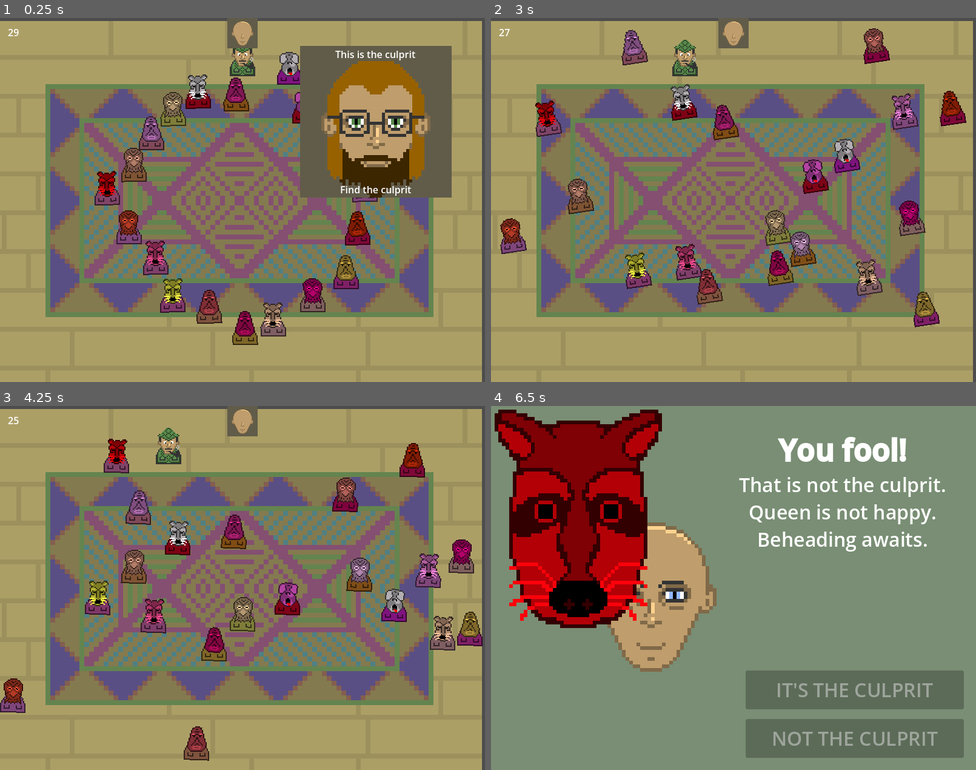
Above: before the commit, frames 1-4 (two rows, left to right).
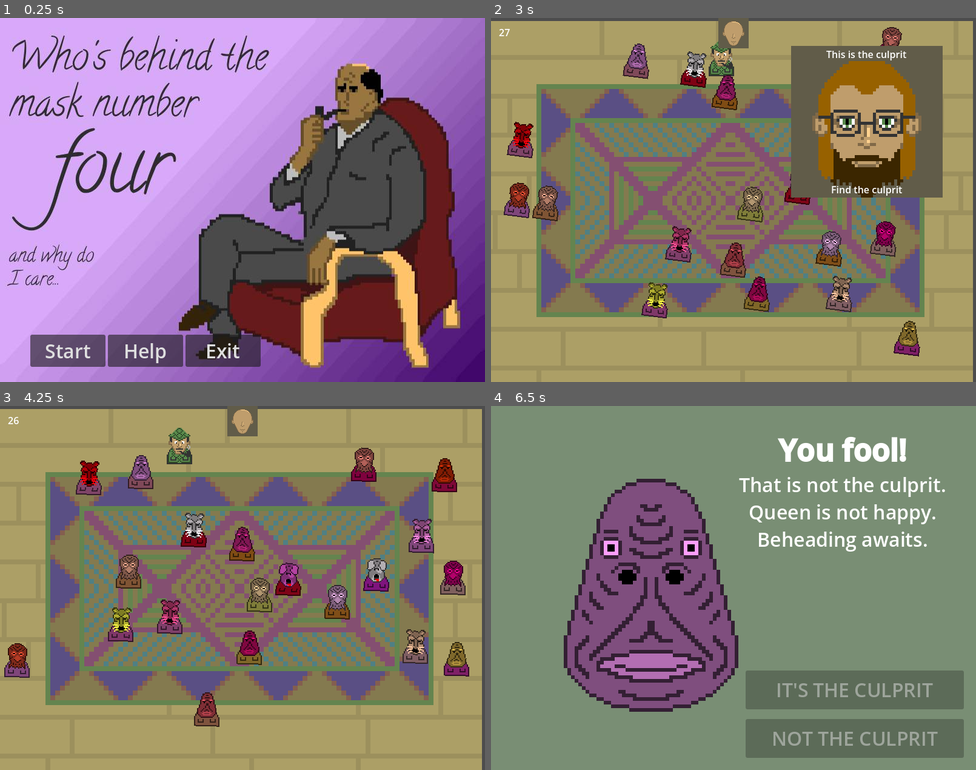
Above: after the commit, the same moments.

Repository: paavonelimarkka/mask-no-four
Game: Godot game, scene res://Scenes/start.tscn
Same seed, same stepped clock (60 frames per second), same inputs: the game is played once before the commit and once after it. Before the commit the project starts from res://Scenes/game.tscn. Sound files missing from this copy of the repository are replaced by a short silence.
Inputs (mouse positions are in pixels of both pictures, inside the frame that each line leads up to):
- Up to frame 1 (0.25 s): no input
- Up to frame 2 (3 s): click (558, 349) at 0.5 s, where only the run after the commit has a clickable "Start"; move the mouse to (709, 272) at 1.27 s; hold W (Up) 1.28-2 s; tap E (Interact) at 1.35, 2.85 s; click (709, 272) at 1.42 s; drag from (879, 254) to (733, 61) at 2.02 s; move the mouse to (588, 145) at 2.77 s; hold A (Left) from 2.78 s (still down)
- Up to frame 3 (4.25 s): release A (Left) at 3.5 s; drag from (266, 588) to (97, 533) at 3.52 s
- Up to frame 4 (6.5 s): move the mouse to (660, 497) at 4.27 s; hold S (Down) 4.28-5 s; tap E (Interact) at 4.35 s; click "IT'S THE CULPRIT" at 5 s; tap Enter at 5.75 s; drag from (651, 595) to (660, 467) at 5.77 s

The runs differ from the first frame. In frame 1, 98% of the frame differs, in the area x 0-100%, y 0-100%; in frame 2, 25%; in frame 3, 14%; in frame 4, 29%.
Error in both runs: Invalid call. Nonexistent function 'stop_movement' in base 'StaticBody2D'. (res://Scripts/player.gd:41)

Commit message:
add stuff

Diff:
--- a/Scenes/game.tscn
+++ b/Scenes/game.tscn
@@ -10,6 +10,7 @@
 [ext_resource type="Texture2D" uid="uid://bm11o6hs61pj6" path="res://Assets/Faces/face_base.png" id="5_wowpa"]
 [ext_resource type="Script" path="res://Scenes/timer.gd" id="7_1l0tm"]
 [ext_resource type="Texture2D" uid="uid://7kqnfdn3w0dj" path="res://Assets/floor.png" id="8_v158k"]
+[ext_resource type="AudioStream" uid="uid://bi26csdpwfryn" path="res://Assets/Sounds/mysteerimusa.ogg" id="11_o5yvi"]
 
 [sub_resource type="PhysicsMaterial" id="PhysicsMaterial_mxpfa"]
 
@@ -19,14 +20,15 @@
 [sub_resource type="RectangleShape2D" id="RectangleShape2D_3dryh"]
 size = Vector2(37, 39)
 
-[node name="Game" type="Node2D" unique_id=1433320696 node_paths=PackedStringArray("SFXPlayers", "mumbling_timer")]
+[node name="Game" type="Node2D" unique_id=1433320696 node_paths=PackedStringArray("SFXPlayers", "mumbling_timer", "lose_timer", "reset_timer")]
 script = ExtResource("1_3dryh")
 SFXStreams = Array[AudioStreamOggVorbis]([ExtResource("2_ldgsr"), ExtResource("3_o5yvi")])
 SFXPlayers = [NodePath("AudioPlayers/Audio1"), NodePath("AudioPlayers/Audio2"), NodePath("AudioPlayers/Audio3"), NodePath("AudioPlayers/Audio4")]
 mumbling_timer = NodePath("AudioPlayers/MumblingTimer")
+lose_timer = NodePath("TimerTouhut/Timer")
+reset_timer = NodePath("TimerTouhut/ResetTimer")
 
 [node name="InteractionUi" parent="." unique_id=688916730 instance=ExtResource("1_wrm1d")]
-visible = false
 z_index = 10
 anchors_preset = 0
 anchor_right = 0.0
@@ -221,6 +223,10 @@
 wait_time = 30.0
 one_shot = true
 
+[node name="ResetTimer" type="Timer" parent="TimerTouhut" unique_id=452861568]
+wait_time = 5.0
+one_shot = true
+
 [node name="Control" type="Control" parent="TimerTouhut" unique_id=1292160431]
 layout_mode = 3
 anchors_preset = 0
@@ -257,8 +263,57 @@
 [node name="Audio4" type="AudioStreamPlayer2D" parent="AudioPlayers" unique_id=498236585]
 position = Vector2(250, 150)
 
+[node name="AudioStreamPlayer" type="AudioStreamPlayer" parent="." unique_id=1260767310]
+stream = ExtResource("11_o5yvi")
+volume_db = -15.0
+autoplay = true
+
+[node name="LoseScreen" type="Control" parent="." unique_id=662574111]
+visible = false
+z_index = 30
+layout_mode = 3
+anchors_preset = 15
+anchor_right = 1.0
+anchor_bottom = 1.0
+offset_left = -400.0
+offset_top = -300.0
+offset_right = 400.0
+offset_bottom = 300.0
+grow_horizontal = 2
+grow_vertical = 2
+
+[node name="ColorRect" type="ColorRect" parent="LoseScreen" unique_id=1731569878]
+layout_mode = 1
+anchors_preset = 15
+anchor_right = 1.0
+anchor_bottom = 1.0
+grow_horizontal = 2
+grow_vertical = 2
+color = Color(0.33189335, 0.26880002, 0.56, 1)
+
+[node name="CenterContainer" type="CenterContainer" parent="LoseScreen" unique_id=1354628374]
+layout_mode = 1
+anchors_preset = 15
+anchor_right = 1.0
+anchor_bottom = 1.0
+grow_horizontal = 2
+grow_vertical = 2
+
+[node name="RichTextLabel" type="RichTextLabel" parent="LoseScreen/CenterContainer" unique_id=590852683]
+custom_minimum_size = Vector2(600, 0)
+layout_mode = 2
+theme_override_font_sizes/normal_font_size = 36
+theme_override_font_sizes/bold_font_size = 64
+bbcode_enabled = true
+text = "[b]You lost[/b]
+You did not find the culprit in time. You are a disgrace to the Queen. The chopping block awaits. Be beheaded."
+fit_content = true
+horizontal_alignment = 1
+
+[connection signal="stop_timer" from="InteractionUi" to="." method="_on_interaction_ui_stop_timer"]
 [connection signal="draw_culprit" from="NpcGenerator" to="FacePoster/FaceReveal" method="_on_npc_generator_draw_culprit"]
 [connection signal="timeout" from="TimerTouhut/Timer" to="." method="_on_timer_timeout"]
+[connection signal="timeout" from="TimerTouhut/ResetTimer" to="." method="_on_reset_timer_timeout"]
 [connection signal="timeout" from="AudioPlayers/MumblingTimer" to="." method="_on_mumbling_timer_timeout"]
 [connection signal="finished" from="AudioPlayers/Audio1" to="." method="_on_sfx_finished"]
 [connection signal="finished" from="AudioPlayers/Audio2" to="." method="_on_sfx_finished"]
--- a/Scripts/game.gd
+++ b/Scripts/game.gd
@@ -3,6 +3,8 @@
 @export var SFXStreams: Array[AudioStreamOggVorbis]
 @export var SFXPlayers: Array[AudioStreamPlayer2D]
 @export var mumbling_timer: Timer
+@export var lose_timer: Timer
+@export var reset_timer: Timer
 
 # Called when the node enters the scene tree for the first time.
 func _ready() -> void:
@@ -13,9 +15,8 @@
 	pass
 
 func _on_timer_timeout() -> void:
-	print("aikaloppu")
-	get_tree().change_scene_to_file("res://Scenes/start.tscn")
-
+	$LoseScreen.visible = true
+	reset_timer.start()
 
 func _on_mumbling_timer_timeout() -> void:
 	print("Maybe play")
@@ -26,6 +27,11 @@
 		sfx_player.stream = SFXStreams[randi_range(0, SFXStreams.size() - 1)]
 		sfx_player.play()
 
-
 func _on_sfx_finished() -> void:
 	mumbling_timer.start()
+
+func _on_reset_timer_timeout() -> void:
+	get_tree().change_scene_to_file("res://Scenes/start.tscn")
+
+func _on_interaction_ui_stop_timer() -> void:
+	lose_timer.stop()
--- a/Scripts/interaction_ui.gd
+++ b/Scripts/interaction_ui.gd
@@ -11,6 +11,8 @@
 @export var reset_timer: Timer
 @export var huhs: Array[AudioStreamOggVorbis]
 @export var huh_player: AudioStreamPlayer
+
+signal stop_timer()
 
 var player: Node
 var last_npc: Node
@@ -41,11 +43,11 @@
 	close_ui_button.disabled = true
 	culprit_button.disabled = true
 	reset_timer.start()
+	stop_timer.emit()
 	if last_npc.culprit:
 		win_text.visible = true
 	else:
 		lose_text.visible = true
 
-
 func _on_timer_timeout() -> void:
 	get_tree().change_scene_to_file("res://Scenes/start.tscn")
--- a/project.godot
+++ b/project.godot
@@ -11,7 +11,7 @@
 [application]
 
 config/name="Who's Behind the Mask Number Four"
-run/main_scene="uid://di3kcgn4m7a35"
+run/main_scene="uid://ddc3qeiha3o11"
 config/features=PackedStringArray("4.6", "Forward Plus")
 
 [autoload]
@@ -23,7 +23,6 @@
 window/size/viewport_width=800
 window/size/viewport_height=600
 window/stretch/mode="viewport"
-window/stretch/aspect="expand"
 
 [input]
 
Not shown, added: Assets/Sounds/mysteerimusa.ogg.import
Not shown, added: build/index.apple-touch-icon.png.import
Not shown, added: build/index.icon.png.import
Not shown, added: build/index.png.import
Not shown, added: export_presets.cfg
Not shown, added: Assets/Sounds/mysteerimusa.ogg
Not shown, added: build/index.apple-touch-icon.png
Not shown, added: build/index.audio.position.worklet.js
Not shown, added: build/index.audio.worklet.js
Not shown, added: build/index.html
Not shown, added: build/index.icon.png
Not shown, added: build/index.js
(and 3 more such lines)
